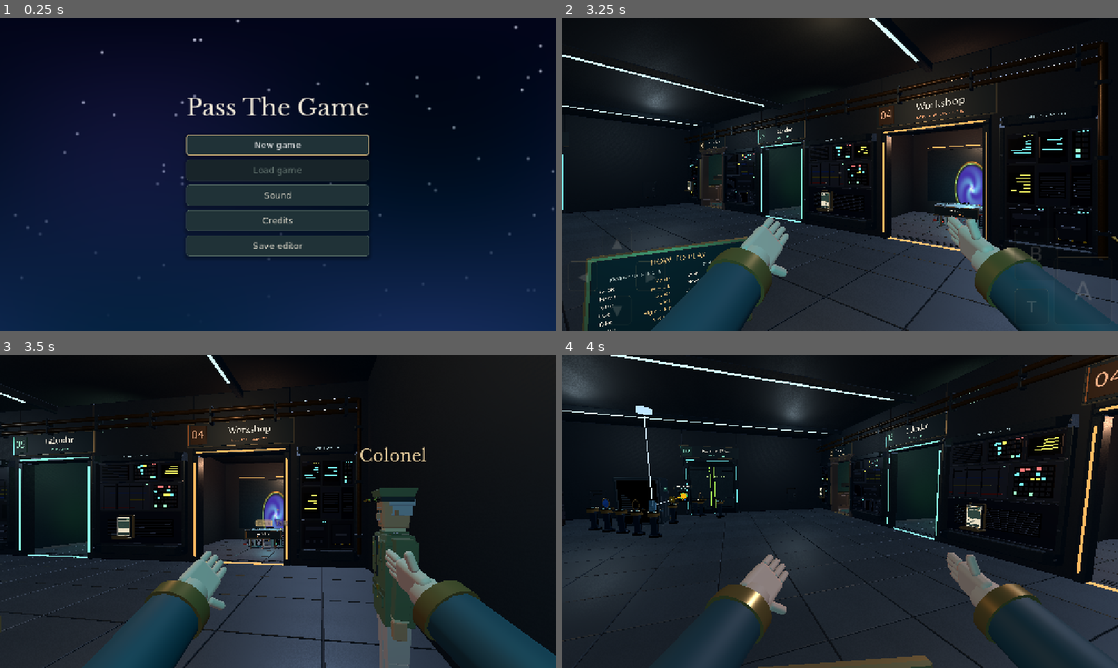
Above: before the commit, frames 1-4 (two rows, left to right).
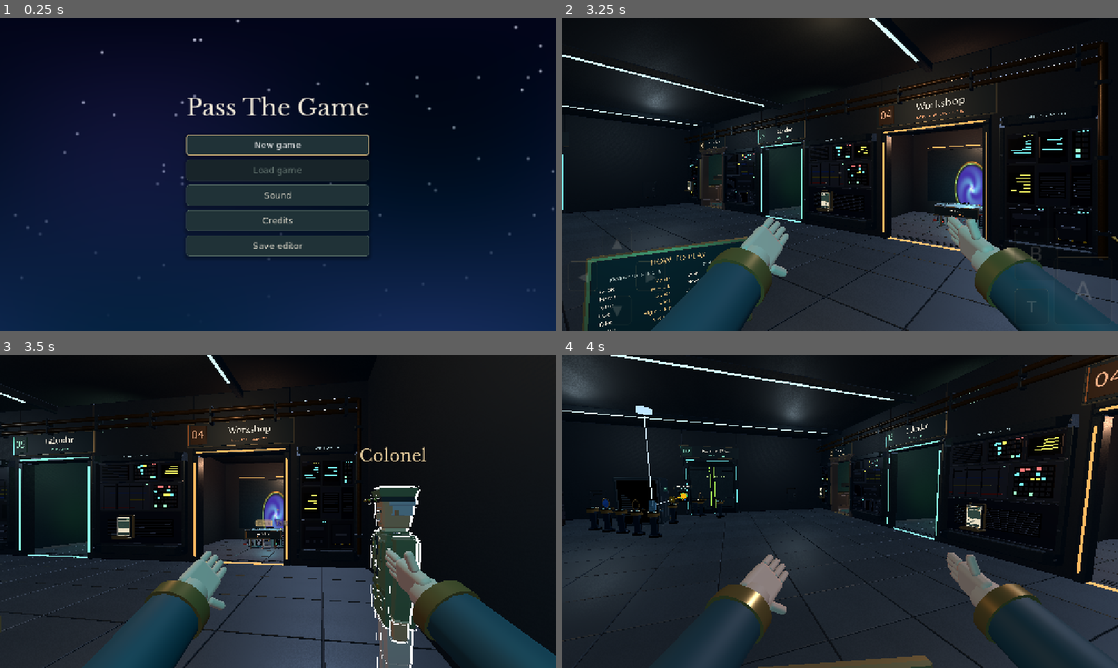
Above: after the commit, the same moments.

Repository: amberwhitehead/pass-the-game
Game: Godot game, scene res://scenes/title/title.tscn
The game is run twice, just before and just after one commit, with the same random seed, the same clock (stepped at 60 frames per second) and the same inputs.
Inputs (mouse positions are in pixels of both pictures, inside the frame that each line leads up to):
- Up to frame 1 (0.25 s): no input
- Up to frame 2 (3.25 s): click "New game" at 0.5 s; click "Skip intro ›" at 1.25 s; click "Skip intro ›" at 2 s; tap Enter (ui_accept) at 2.75 s; move the mouse to (962, 158) at 2.77 s; hold Right (move_right) from 2.78 s (still down); hold E (interact) from 2.78 s (still down); click (962, 158) at 2.92 s; tap Space (jump) at 3.02 s
- Up to frame 3 (3.5 s): keep holding Right (move_right); keep holding E (interact)
- Up to frame 4 (4 s): move the mouse to (812, 511) at 3.52 s; release Right (move_right) at 3.53 s; release E (interact) at 3.53 s; hold W (move_up) from 3.53 s (still down); tap R (secondary) at 3.6 s; tap Space (jump) at 3.77 s

Frames 1-2 are identical in both runs. In frame 3, 0.5% of the frame differs, in the area x 65-76%, y 41-100%; in frame 4, nothing differs.

Commit message:
Target what the crosshair is on; outline the target; letters on the stands
- The player now casts a ray from the crosshair: a solid part of an
  object (a stand's body, its prism) picks that object when the hit is in
  its footprint or nearer its middle than the angle pick, and its knobs
  count even just outside the cone. Walking round stands M, D, K and A
  looking at each body: the old rule picked a neighbour in 65 of ~400
  views (M 22 of 40), now none. A small tray on a big station's table
  still targets the tray.
- The target gets a 2 px white screen-space outline
  (shaders/focus_outline.gdshader as a material overlay); a stand's knob
  outlines the whole stand (Interactable.outline_root()).
- Each optical stand shows its letter on its front plate.

Co-Authored-By: Claude Opus 5.5 <noreply@anthropic.com>

Diff:
--- a/godot/scenes/escape/optics_device.gd
+++ b/godot/scenes/escape/optics_device.gd
@@ -39,6 +39,13 @@
 	_alignment_materials = [Art.material(Color(.28, .45, .49), true), Art.material(Color(.9, .67, .26), true), Art.material(Color(.35, 1, .65), true)]
 	_alignment_ring = Art.ring(self, .225, .242, Vector3(0, 1.013, 0), _alignment_materials[0])
 	_build_ticks()
+	# The stand's letter, on its front plate (no floating tags over the stands).
+	var letter := Label3D.new()
+	Sign.style(letter, .11, Sign.GOLD)
+	letter.text = device_id
+	letter.position = Vector3(0, .56, .2)
+	letter.visibility_range_end = 9.0
+	add_child(letter)
 	_contents = Node3D.new()
 	_contents.name = "OpticalHead"
 	add_child(_contents)
--- a/godot/scenes/escape/optics_handle.gd
+++ b/godot/scenes/escape/optics_handle.gd
@@ -22,6 +22,11 @@
 	add_child(shape)
 
 
+## Both knobs of a stand do the same things now, so the whole stand is the target.
+func outline_root() -> Node3D:
+	return get_parent() as Node3D
+
+
 func interact(_player: Node3D) -> void:
 	if primary != "":
 		used.emit(primary)
--- a/godot/scenes/room/interactable.gd
+++ b/godot/scenes/room/interactable.gd
@@ -30,7 +30,31 @@
 
 func set_focused(value: bool) -> void:
 	focused = value
+	_set_outline(value)
 	_on_focus_changed(value)
+
+
+## The whole object this belongs to, for the focus outline and for matching what the
+## crosshair is on: itself, unless it is one part of something bigger (a stand's knob).
+func outline_root() -> Node3D:
+	return self
+
+
+static var _outline: ShaderMaterial
+
+## A thin white rim round the targeted object, so it is clear which one a press will use.
+func _set_outline(on: bool) -> void:
+	if _outline == null:
+		_outline = ShaderMaterial.new()
+		_outline.shader = preload("res://shaders/focus_outline.gdshader")
+	for mesh: Node in outline_root().find_children("*", "MeshInstance3D", true, false):
+		var m := mesh as MeshInstance3D
+		if on and m.material_overlay == null:
+			m.material_overlay = _outline
+			m.set_meta("focus_outline", true)
+		elif not on and m.has_meta("focus_outline"):
+			m.material_overlay = null
+			m.remove_meta("focus_outline")
 
 
 func get_focus_position() -> Vector3:
--- a/godot/scenes/room/player.gd
+++ b/godot/scenes/room/player.gd
@@ -155,22 +155,43 @@
 	var best: Interactable = null
 	var best_score := -INF
 	var fwd := -camera.global_basis.z
+	# What the crosshair is actually on wins: any part of an object (a stand's body, its
+	# prism, either knob) picks that object, even when a neighbour's knob is nearer in
+	# angle. Without a hit, the nearest in angle within the reach cone is used.
+	var hit := _crosshair_hit(fwd)
+	var on: Node = hit.get("collider")
+	var on_best: Interactable = null
+	var on_score := -INF
 	for area in _reach.get_overlapping_areas():
 		if area is Interactable and area.is_visible_in_tree() and not _frozen():
 			var point: Vector3 = area.get_focus_position()
 			var to: Vector3 = point - camera.global_position
 			var dist := to.length()
-			if dist > reach:
+			var facing := fwd.dot(to / maxf(dist, 0.001))
+			var score := facing - dist * 0.025
+			# Part of what the crosshair is on: its knob may sit round the side, a little
+			# out of the cone or reach, and still be the one meant.
+			var root: Node = area.outline_root()
+			if on != null and (on == root or root.is_ancestor_of(on)) and dist <= reach + 0.6 \
+					and score > on_score:
+				on_best = area
+				on_score = score
+			if dist > reach or facing < reach_cone or not _can_see(area, point):
 				continue
-			var facing := fwd.dot(to / maxf(dist, 0.001))
-			if facing < reach_cone:
-				continue
-			if not _can_see(area, point):
-				continue
-			var score := facing - dist * 0.025
 			if score > best_score:
 				best = area
 				best_score = score
+	# It wins only if the hit is nearer that object's middle than the angle pick's own
+	# point: so stand M beats stand D's nearby knob, while a small tray resting on a big
+	# station's table stays the tray's.
+	if on_best != null and best == null:
+		best = on_best
+	elif on_best != null and on_best != best:
+		var at: Vector3 = hit.position
+		var flat := func(a: Vector3, b: Vector3) -> float: return Vector2(a.x - b.x, a.z - b.z).length()
+		var to_middle: float = flat.call(at, on_best.outline_root().global_position)
+		if to_middle < ON_FOOTPRINT or to_middle < flat.call(at, best.get_focus_position()):
+			best = on_best
 	if best != target:
 		if target:
 			target.set_focused(false)
@@ -180,6 +201,16 @@
 		focus_changed.emit(target)
 
 
+const ON_FOOTPRINT := 0.45  ## A hit this close to an object's middle is plainly on it.
+
+## The first solid thing straight ahead of the crosshair within reach: the ray's hit
+## ({collider, position, ...}), or {} for nothing.
+func _crosshair_hit(fwd: Vector3) -> Dictionary:
+	var ray := PhysicsRayQueryParameters3D.create(camera.global_position, camera.global_position + fwd * reach, 1, [get_rid(), _reach.get_rid()])
+	ray.collide_with_areas = false
+	return get_world_3d().direct_space_state.intersect_ray(ray)
+
+
 func _can_see(area: Interactable, point: Vector3) -> bool:
 	var ray := PhysicsRayQueryParameters3D.create(camera.global_position, point, 1, [get_rid()])
 	ray.collide_with_areas = false
@@ -187,7 +218,9 @@
 	if hit.is_empty():
 		return true
 	var collider: Node = hit.collider
-	return area.is_ancestor_of(collider) or collider == area \
+	# A knob seen past its own stand's body still counts as seen: it's the same object.
+	var root: Node = area.outline_root()
+	return area.is_ancestor_of(collider) or collider == area or root.is_ancestor_of(collider) \
 		or camera.global_position.distance_to(hit.position) + 0.18 >= camera.global_position.distance_to(point)
 
 
--- /dev/null
+++ b/godot/shaders/focus_outline.gdshader
@@ -0,0 +1,23 @@
+shader_type spatial;
+// A screen-space outline for the thing the player is targeting: drawn as a material
+// overlay that pushes each vertex out along its normal by a fixed number of pixels and
+// shows only the back faces, so a thin rim appears round the silhouette.
+render_mode unshaded, cull_front, shadows_disabled;
+
+uniform vec4 color : source_color = vec4(1.0, 1.0, 1.0, 1.0);
+uniform float width_px = 2.0;
+
+void vertex() {
+	vec4 clip = PROJECTION_MATRIX * (MODELVIEW_MATRIX * vec4(VERTEX, 1.0));
+	vec3 view_normal = normalize((MODELVIEW_MATRIX * vec4(NORMAL, 0.0)).xyz);
+	vec2 dir = (PROJECTION_MATRIX * vec4(view_normal, 0.0)).xy;
+	if (length(dir) > 0.0001) {
+		dir = normalize(dir);
+	}
+	clip.xy += dir * width_px * 2.0 / VIEWPORT_SIZE * clip.w;
+	POSITION = clip;
+}
+
+void fragment() {
+	ALBEDO = color.rgb;
+}
--- a/godot/tests/objective_console_test.gd
+++ b/godot/tests/objective_console_test.gd
@@ -65,6 +65,7 @@
 
 	await _r2_taps()
 	await _shrugs()
+	await _aim_at_stands()
 	await _point_at(console, _room.get_node("Challenge4").global_position, "Egypt's station")
 
 	_game.set_flag("escape_prism_solved")
@@ -93,6 +94,50 @@
 	var want := (place + Vector3(0, 1.0, 0) - pivot.global_position).normalized()
 	_expect(aim.dot(want) > 0.99, "The laser turns toward %s (%.3f)" % [what, aim.dot(want)])
 	_expect(console.blinks_done == 3 and not console._beam.visible, "It blinks three times at %s, then goes dark" % what)
+
+
+## Looking straight at a stand targets that stand, even when a neighbour's knob is nearer
+## in angle; the target gets a white outline, and the stand wears its letter.
+func _aim_at_stands() -> void:
+	var player = _room.get_node("Player")
+	var devices: Dictionary = _room.optics.devices
+	# Stand M beside D was the worst case: from its D side the old angle-only rule picked
+	# D's knob more than half the time. Walk round each and look straight at its body.
+	for id in ["M", "D", "K", "A"]:
+		var dev: Node3D = devices[id]
+		var body: Vector3 = dev.global_position + Vector3(0, 0.55, 0)
+		var views := 0
+		var wrong: Array = []
+		for r in [1.2, 1.7]:
+			for k in 16:
+				var ang: float = TAU * k / 16.0
+				var spot: Vector3 = dev.global_position + Vector3(cos(ang), 0, sin(ang)) * r
+				player.global_position = Vector3(spot.x, 0, spot.z)
+				player.velocity = Vector3.ZERO
+				await physics_frame
+				var to: Vector3 = body - player.camera.global_position
+				player.rotation.y = atan2(-to.x, -to.z)
+				player.camera.rotation.x = atan2(to.y, Vector2(to.x, to.z).length())
+				await physics_frame
+				await physics_frame
+				var hit: Dictionary = player._crosshair_hit(-player.camera.global_basis.z)
+				if hit.is_empty() or not dev.is_ancestor_of(hit.collider):
+					continue  # Something else is in the way from here.
+				views += 1
+				var got = player.target.outline_root().get("device_id") if player.target != null else null
+				if got != id:
+					wrong.append("%s from r%.1f/%d" % [got, r, k])
+		_expect(views > 10 and wrong.is_empty(), "Looking straight at stand %s targets it (%d views; wrong: %s)" % [id, views, wrong])
+		if player.target != null:
+			var outlined := 0
+			for m in player.target.outline_root().find_children("*", "MeshInstance3D", true, false):
+				if (m as MeshInstance3D).material_overlay != null:
+					outlined += 1
+			_expect(outlined > 3, "The targeted stand is outlined (%d meshes)" % outlined)
+		var letters := dev.find_children("*", "Label3D", true, false).filter(func(l): return l.text == id)
+		_expect(letters.size() == 1, "Stand %s wears its letter" % id)
+	player.global_position = Vector3(-9.5, 0, .4)
+	for f in 3: await physics_frame
 
 
 ## Trying something that does nothing here gets a shrug: B on a controller with nothing to
--- a/godot/tests/optics_scene_test.gd
+++ b/godot/tests/optics_scene_test.gd
@@ -58,7 +58,9 @@
 		check(handle.primary == "turn" and handle.secondary_action == "exchange" \
 			and handle.prompt.begins_with("Adjust prism") and handle.secondary_prompt.begins_with("Take prism"),
 			"%s: click adjusts, right-click takes (%s / %s)" % [handle.name, handle.prompt, handle.secondary_prompt])
-	check(b.find_children("*", "Label3D", true, false).is_empty(), "no labels float over the prism stand")
+	var labels := b.find_children("*", "Label3D", true, false)
+	check(labels.size() == 1 and labels[0].text == "B" and labels[0].position.y < 0.9,
+		"no labels float over the prism stand; its letter is on the stand itself")
 	var empty: Node3D = optics.devices.C
 	check(empty.take_handle.primary == "exchange" and empty.take_handle.secondary_prompt == "", "an empty stand only takes or places")
 	carry.held_item = ""
Not shown, added: godot/shaders/focus_outline.gdshader.uid
